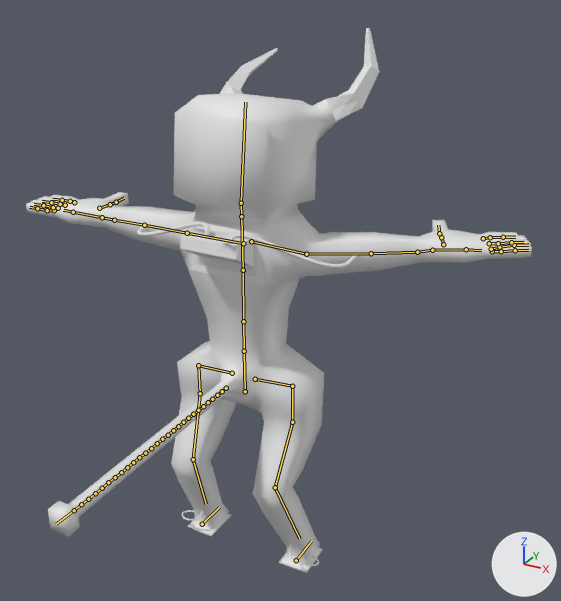
Renders of the Blender file Blender Files/actual minotaur.blend from each side of a commit.
Rendered twice from a camera (50 mm lens) standing at (7.82, -12.83, 12.87) and looking at (1.03, -0.48, 6.7). The axes (+X, +Y, +Z) are drawn at lower right. The lights are the same throughout. The first picture is the older version. Both versions are drawn at the pose saved in each file; the numbers are the values there. The bones that bend it are drawn over the model as lines.
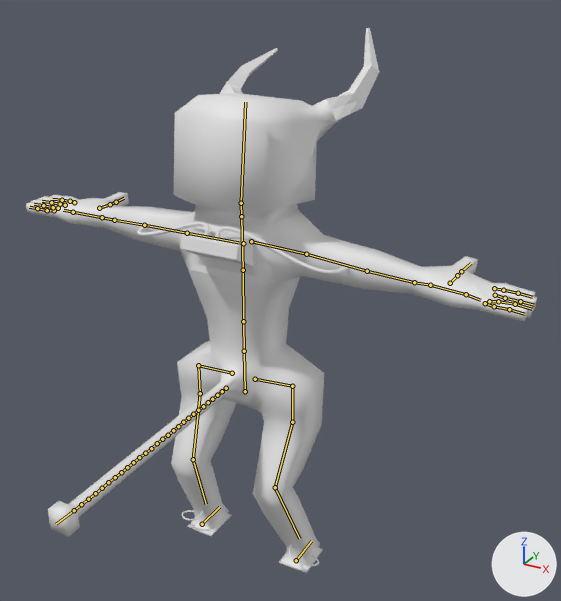
Boxes [x1, y1, x2, y2] around the edits, measured in the pictures (561 x 601 px):
'Cube', posed: before [26, 28, 532, 573]; after [26, 28, 537, 573]
bone 'RightBicept', root to tip: before (306, 254) to (371, 253); after (306, 254) to (367, 271)

What the commit changed:
Bone 'RightBicept' (bone_rightbicept) turns from (-32, 0, 0) to (-3, 1, -4) degrees about its own x, y and z.
